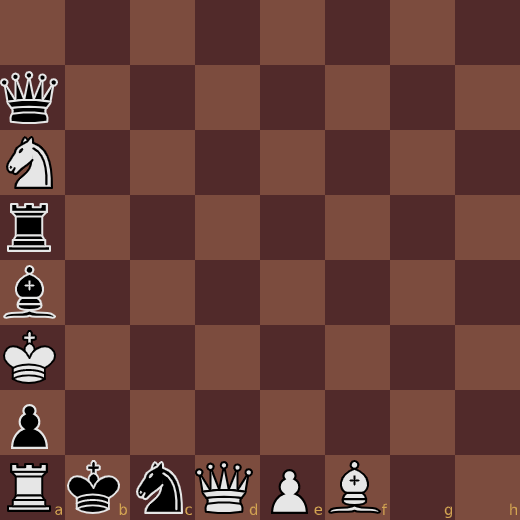
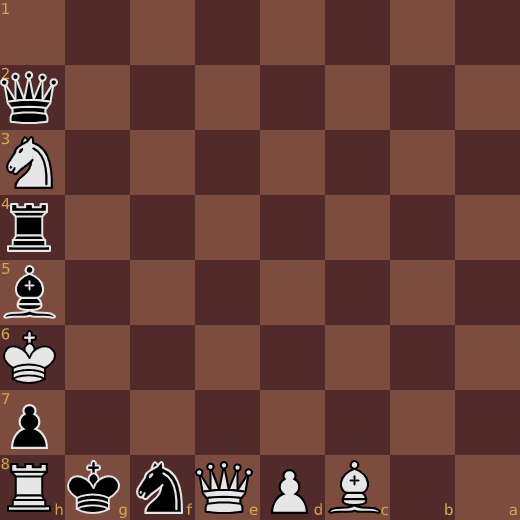
Revision of a layered 520 × 520 image; what changed, layer by layer:
added group "Black labels" with 18 layers above "White labels" over [1,3,517,518]
added group "Rank Labels" (1st of 2, in "Black labels") with 8 layers in group "Black labels" over [1,3,10,470]
added layer "1" (1st of 2, in "Black labels" › "Rank Labels") in group "Rank Labels" over [2,3,9,14]
added layer "2" (1st of 2, in "Black labels" › "Rank Labels") in group "Rank Labels" over [2,67,9,79]
added layer "3" (1st of 2, in "Black labels" › "Rank Labels") in group "Rank Labels" over [2,133,10,145]
added layer "4" (1st of 2, in "Black labels" › "Rank Labels") in group "Rank Labels" over [1,198,10,209]
added layer "5" (1st of 2, in "Black labels" › "Rank Labels") in group "Rank Labels" over [2,263,10,274]
added layer "6" (1st of 2, in "Black labels" › "Rank Labels") in group "Rank Labels" over [1,328,10,340]
added layer "7" (1st of 2, in "Black labels" › "Rank Labels") in group "Rank Labels" over [2,393,10,404]
added layer "8" (1st of 2, in "Black labels" › "Rank Labels") in group "Rank Labels" over [1,458,9,470]
added group "File Labels" (1st of 2, in "Black labels") with 8 layers in group "Black labels" over [55,503,517,518]
added layer "a" (1st of 2, in "Black labels" › "File Labels") in group "File Labels" over [509,506,517,516]
added layer "b" (1st of 2, in "Black labels" › "File Labels") in group "File Labels" over [445,503,453,516]
added layer "d" (1st of 2, in "Black labels" › "File Labels") in group "File Labels" over [315,503,322,515]
added layer "e" (1st of 2, in "Black labels" › "File Labels") in group "File Labels" over [249,506,258,515]
added layer "g" (1st of 2, in "Black labels" › "File Labels") in group "File Labels" over [119,506,127,518]
added layer "h" (1st of 2, in "Black labels" › "File Labels") in group "File Labels" over [55,503,63,515]
moved "File Labels" (2nd of 2, in "White labels") into group "White labels" over [55,503,517,518]
…and 2 more changes (2 added)
